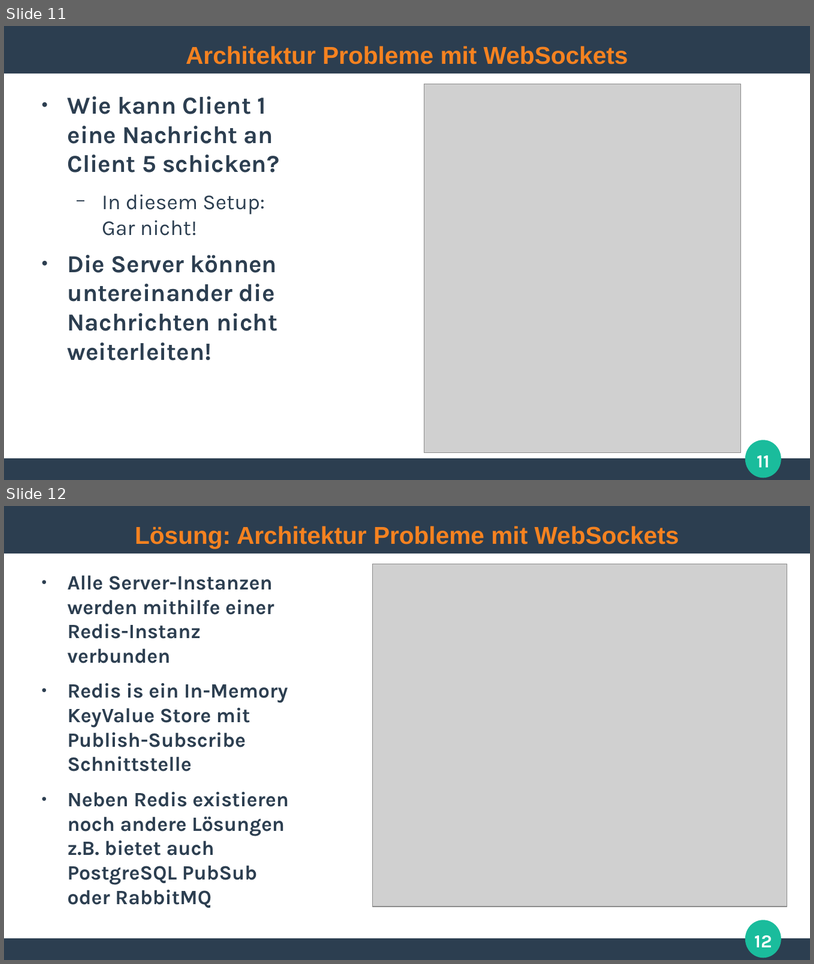
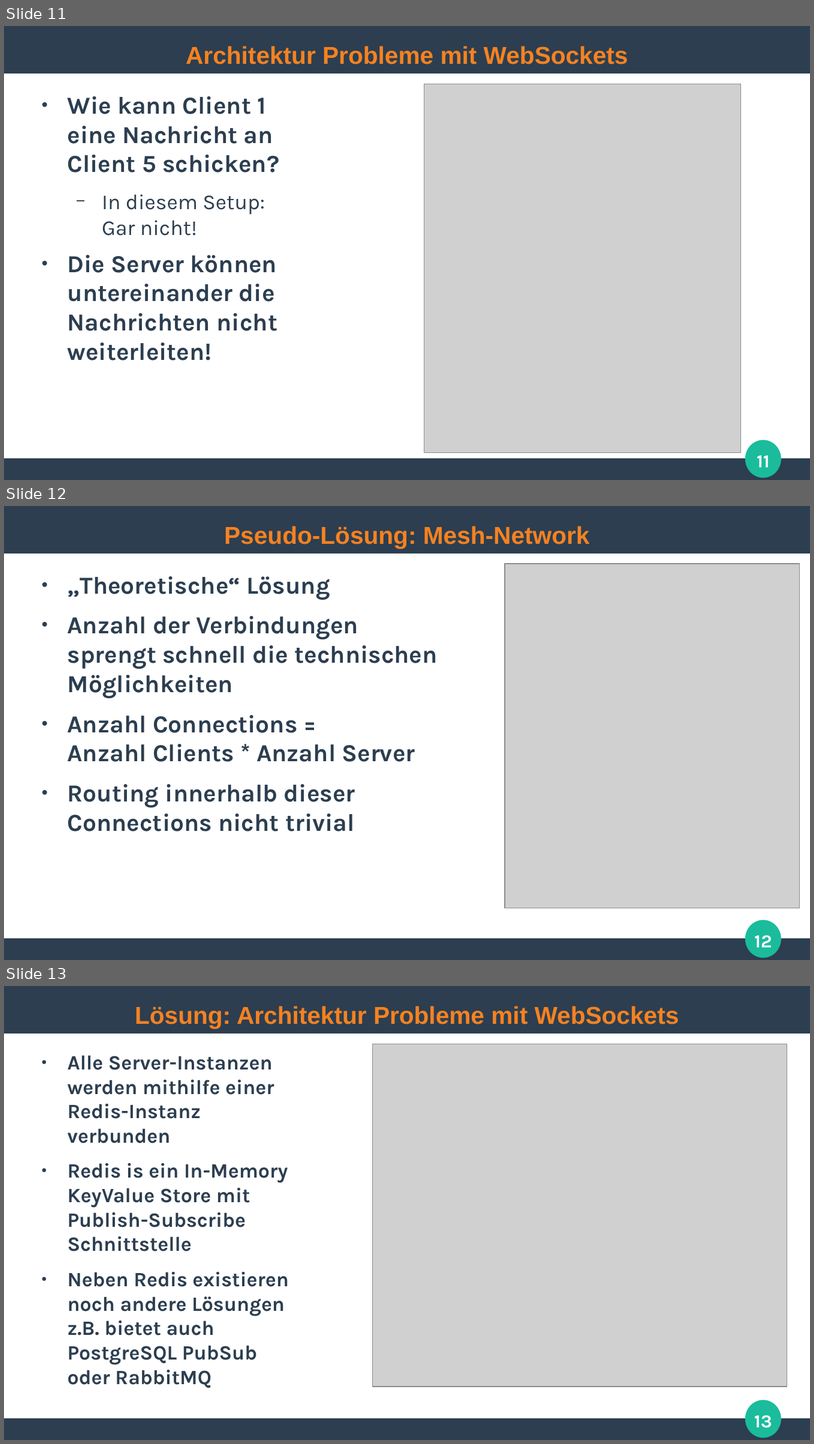
Before and after one commit to ghandmann/HS-AlbSig-WebAnwendungen2, a slide deck: Kapitel/08_WebSockets.odp. Shown one above the other, each under a label of ours: slides 11 and 12 before the commit, slides 11, 12 and 13 after it. The pictures are 814x964 and 814x1444 pixels, drawn with LibreOffice and Linux fonts; fonts in the diff are those of the drawing; grey boxes stand for pictures. Boxes give left, top, right and bottom in pixels: in the first picture for what was removed or moved away, otherwise in the second. Text is boxed around its words. In the diff, an @@ line names an element or a change of style, - is before the commit and + after.

Commit message:
Add mesh networking as pseudo solution

```diff
--- a/Kapitel/08_WebSockets.odp
+++ b/Kapitel/08_WebSockets.odp
@@ slide 12 added at (x1=4, y1=506, x2=810, y2=960), background #FFFFFF; not listed: 3 template elements that a slide beside it also shows @@
@@ title added at (x1=224, y1=526, x2=590, y2=549), 24 pt, text #F58220, bold @@
+Pseudo-Lösung: Mesh-Network
@@ text added at (x1=68, y1=576, x2=438, y2=831), 24 pt, text #2C3E50, bold @@
+● „Theoretische“ Lösung
+● Anzahl der Verbindungen sprengt schnell die technischen Möglichkeiten
+● Anzahl Connections =
+  Anzahl Clients * Anzahl Server
+● Routing innerhalb dieser Connections nicht trivial
@@ picture added at (x1=505, y1=564, x2=800, y2=909) @@
@@ page number added at (x1=755, y1=935, x2=772, y2=947), 18 pt, text #FFFFFF, bold @@
+12
@@ what was slide 12 is now slide 13 @@
@@ page number at (x1=755, y1=1415, x2=773, y2=1428): text changed @@
-12
+13
```
Also in this commit, not shown: 2 other files.
